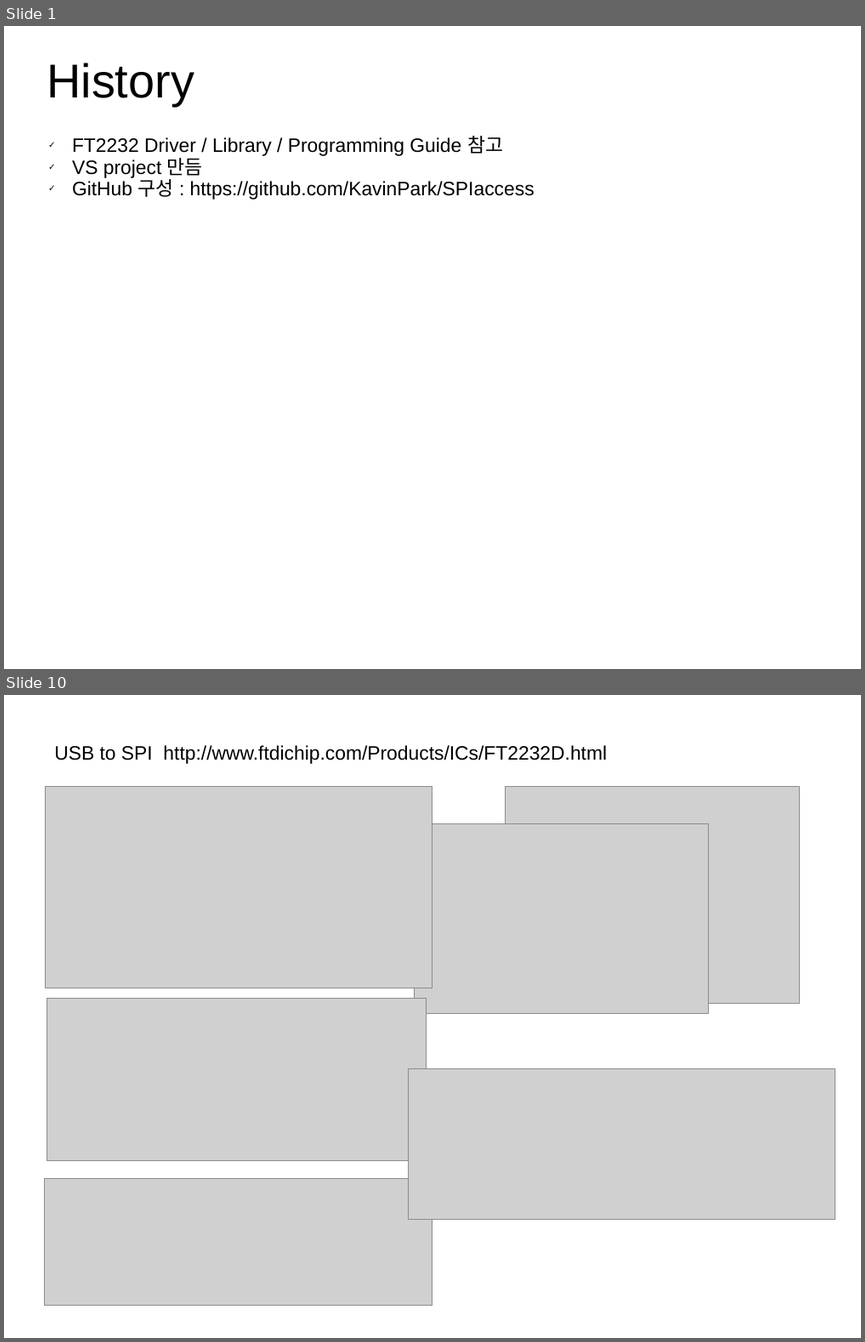
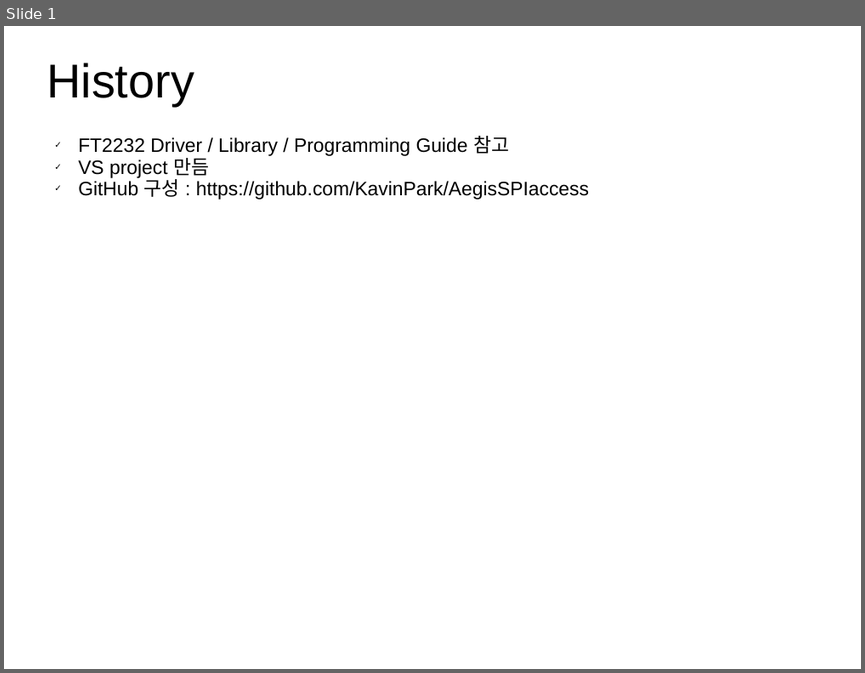
Before and after one commit to KavinPark/AegisSPIaccess, a slide deck: AegisSPI.ppt. Shown one above the other, each under a label of ours: slides 1 and 10 before the commit, slide 1 after it; the slides between them are not shown. The pictures are 865x1342 and 865x673 pixels, drawn with LibreOffice and Linux fonts; fonts in the diff are those of the drawing; grey boxes stand for pictures. Boxes give left, top, right and bottom in pixels: in the first picture for what was removed or moved away, otherwise in the second. Text is boxed around its words. In the diff, an @@ line names an element or a change of style, - is before the commit and + after.

```diff
--- a/AegisSPI.ppt
+++ b/AegisSPI.ppt
@@ slide 10 removed at <box>4,695,861,1338</box>, background #FFFFFF @@
@@ text removed at <box>54,745,607,764</box> @@
-USB to SPI http://www.ftdichip.com/Products/ICs/FT2232D.html
@@ picture removed at <box>45,787,433,988</box> @@
@@ picture removed at <box>506,787,800,1003</box> @@
@@ picture removed at <box>415,823,709,1013</box> @@
@@ picture removed at <box>46,998,426,1160</box> @@
@@ picture removed at <box>409,1068,836,1219</box> @@
@@ picture removed at <box>45,1179,432,1304</box> @@
@@ slide 1 changed as well @@
@@ text "FT2232 Driver / Library / ...": place and size @@
-text "FT2232 Driver / Library / ..." at <box>72,136,534,199</box>
+text "FT2232 Driver / Library / ..." at <box>78,136,589,199</box>
@@ text at <box>78,179,589,199</box>: text changed @@
-✓ GitHub 구성 : https://github.com/KavinPark/SPIaccess
+✓ GitHub 구성 : https://github.com/KavinPark/AegisSPIaccess
```
Also in this commit, not shown: 1 slide added, 9 other slides removed.
